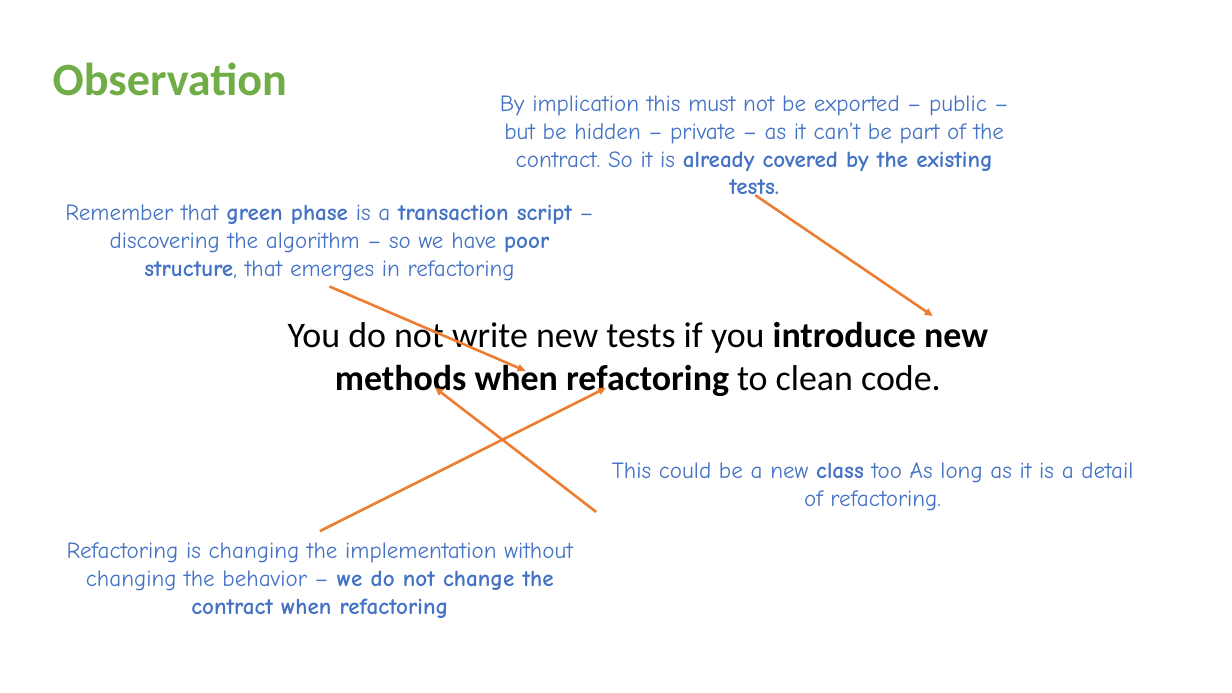
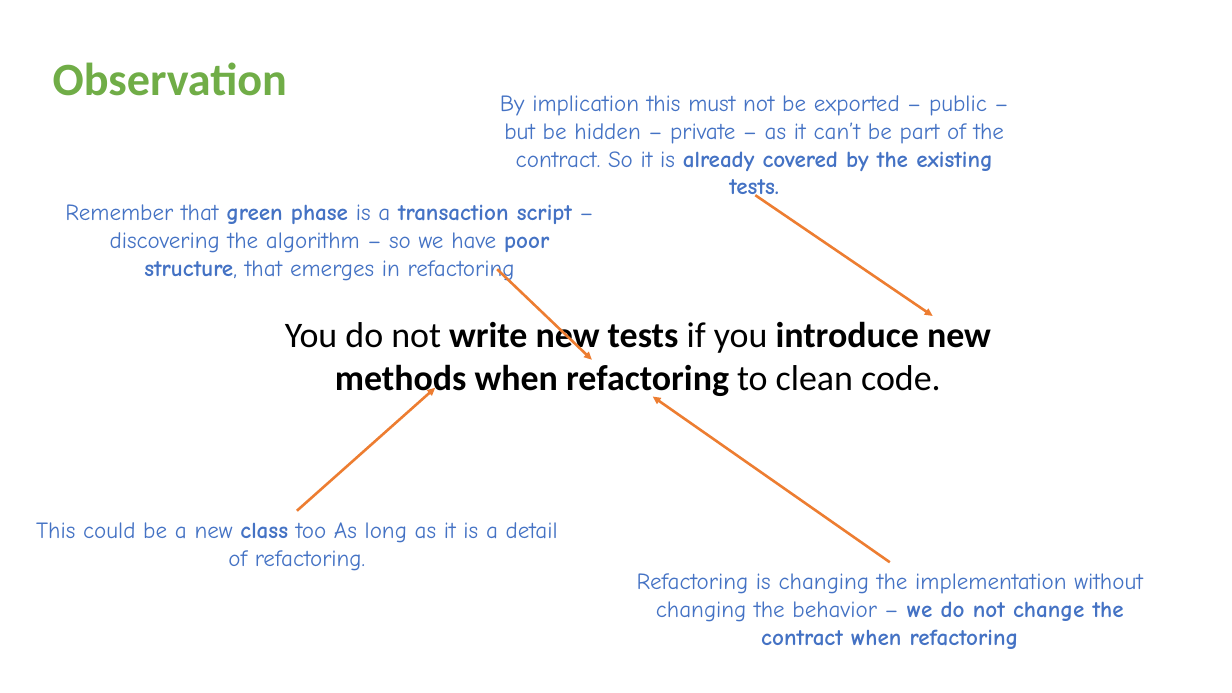
Before and after one commit to iancooper/Presentations, a slide deck: slide 28 of Kent Beck Style TDD - Seven Years After.pptx. Drawn at 1232x693 pixels with LibreOffice and Linux fonts; fonts in the diff are those of the drawing. Boxes give left, top, right and bottom in pixels: in the first picture for what was removed or moved away, otherwise in the second. Text is boxed around its words. In the diff, an @@ line names an element or a change of style, - is before the commit and + after.

```diff
--- a/Kent Beck Style TDD - Seven Years After.pptx
+++ b/Kent Beck Style TDD - Seven Years After.pptx
@@ arrow moved from (330, 287) - (526, 371) to (497, 269) - (592, 360) @@
@@ text "You do not write new ..." at (x1=285, y1=317, x2=991, y2=399): bold on in "write new tests" @@
@@ arrow moved from (596, 512) - (435, 388) to (297, 511) - (435, 388) @@
@@ arrow moved from (320, 531) - (606, 388) to (890, 562) - (653, 396) @@
@@ text "This could be a new ..." moved from (x1=612, y1=462, x2=1133, y2=511) to (x1=36, y1=522, x2=558, y2=571) @@
@@ text "Refactoring is changing the implementation ..." moved from (x1=67, y1=542, x2=573, y2=618) to (x1=637, y1=573, x2=1143, y2=649) @@
```
Also in this commit, not shown: 19 other slides changed, 7 slides removed, 1 other file.
